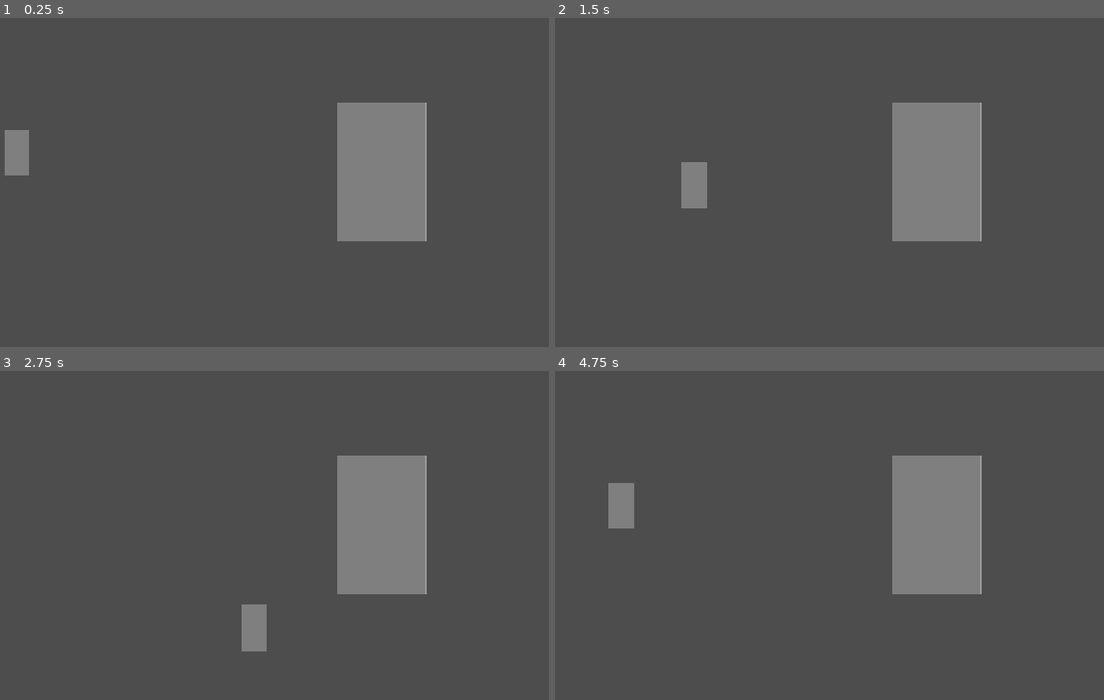
Above: before the commit, frames 1-4 (two rows, left to right).
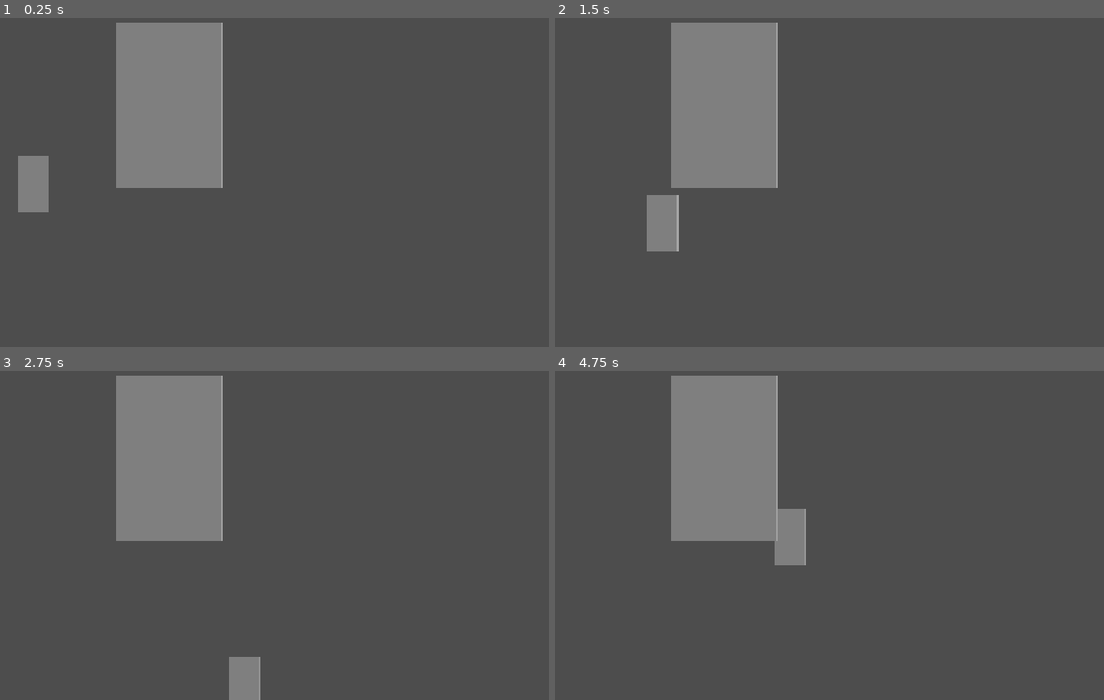
Above: after the commit, the same moments.

Repository: bruttosozial/FoundAndLost
Game: Godot game, scene res://Scenes/main.tscn
Two runs of this game, one before a commit and one after it. Both use one fixed random seed, a clock stepped at 60 frames per second and the inputs below. The engine's default icon, where the game draws it, is replaced by a stand-in: a white triangle on a blue panel in a dark square.
Inputs:
- Up to frame 1 (0.25 s): no input
- Up to frame 2 (1.5 s): tap Enter at 0.5 s; hold Right (ui_right) 0.53-1.28 s; tap E (interact) at 0.6, 1.35 s; hold Down (ui_down) from 1.28 s (still down)
- Up to frame 3 (2.75 s): release Down (ui_down) at 2.03 s; hold Right (ui_right) from 2.03 s (still down); tap E (interact) at 2.1 s
- Up to frame 4 (4.75 s): release Right (ui_right) at 2.78 s; hold Up (ui_up) 2.78-3.53 s; tap E (interact) at 2.85, 3.6, 4.35 s; hold Left (ui_left) from 3.53 s (still down)

The runs differ from the first frame. In frame 1, 18% of the frame differs, in the area x 0-78%, y 1-68%; in frame 2, 18%; in frame 3, 18%; in frame 4, 18%, in the area x 9-78%, y 1-68%.

Commit message:
Switching cameras system

Diff:
--- /dev/null
+++ b/Scenes/fourth_perspective.gd
@@ -0,0 +1 @@
+extends Area2D
--- a/Scenes/main.tscn
+++ b/Scenes/main.tscn
@@ -2,11 +2,52 @@
 
 [ext_resource type="PackedScene" uid="uid://c5cbhrcednbmc" path="res://Scenes/Skelly.tscn" id="1_jjgbg"]
 [ext_resource type="PackedScene" uid="uid://dkt3pqekjg5wa" path="res://Scenes/block.tscn" id="2_bo1nx"]
+[ext_resource type="PackedScene" uid="uid://dxna1atweh5uw" path="res://Scenes/perspective_base.tscn" id="3_jjvhh"]
+[ext_resource type="Script" uid="uid://g0qsv5l6ic2g" path="res://Scripts/first_perspective.gd" id="4_21xkr"]
+[ext_resource type="Script" uid="uid://drid7vjun0psg" path="res://Scenes/transition_camera.gd" id="4_kry3j"]
+[ext_resource type="Script" uid="uid://b8lgq3bk1bk3c" path="res://Scripts/second_perspective.gd" id="5_344ge"]
+[ext_resource type="Script" uid="uid://bhhsbb7kympkc" path="res://Scenes/third_perspective.gd" id="6_ynf5e"]
+[ext_resource type="Script" uid="uid://co0t8nlwjqo28" path="res://Scenes/fourth_perspective.gd" id="7_hptm8"]
 
 [node name="Main" type="Node2D" unique_id=312324733]
 
 [node name="Skell" parent="." unique_id=1846132312 instance=ExtResource("1_jjgbg")]
 position = Vector2(152, 299)
 
+[node name="transitionCamera" type="Camera2D" parent="Skell" unique_id=59504772]
+position = Vector2(310, -25)
+zoom = Vector2(2, 2)
+script = ExtResource("4_kry3j")
+
 [node name="block" parent="." unique_id=549148434 instance=ExtResource("2_bo1nx")]
-position = Vector2(429, 96)
+position = Vector2(-33, -60)
+
+[node name="block2" parent="." unique_id=598080572 instance=ExtResource("2_bo1nx")]
+position = Vector2(1360, -28)
+
+[node name="block3" parent="." unique_id=309277316 instance=ExtResource("2_bo1nx")]
+position = Vector2(1373, 676)
+
+[node name="block4" parent="." unique_id=698818393 instance=ExtResource("2_bo1nx")]
+position = Vector2(155, 578)
+
+[node name="firstPerspective" parent="." unique_id=1024044903 instance=ExtResource("3_jjvhh")]
+position = Vector2(-6, -7)
+script = ExtResource("4_21xkr")
+
+[node name="secondPerspective" parent="." unique_id=1767435977 instance=ExtResource("3_jjvhh")]
+position = Vector2(946, 543)
+script = ExtResource("5_344ge")
+
+[node name="thirdPerspective" parent="." unique_id=203502483 instance=ExtResource("3_jjvhh")]
+position = Vector2(-15, 541)
+script = ExtResource("6_ynf5e")
+
+[node name="fourthPerspective" parent="." unique_id=1769204779 instance=ExtResource("3_jjvhh")]
+position = Vector2(947, 4)
+script = ExtResource("7_hptm8")
+
+[connection signal="body_entered" from="firstPerspective" to="Skell/transitionCamera" method="_on_first_perspective_body_entered"]
+[connection signal="body_entered" from="secondPerspective" to="Skell/transitionCamera" method="_on_second_perspective_body_entered"]
+[connection signal="body_entered" from="thirdPerspective" to="Skell/transitionCamera" method="_on_third_perspective_body_entered"]
+[connection signal="body_entered" from="fourthPerspective" to="Skell/transitionCamera" method="_on_fourth_perspective_body_entered"]
--- /dev/null
+++ b/Scenes/perspective_base.tscn
@@ -0,0 +1,10 @@
+[gd_scene format=3 uid="uid://dxna1atweh5uw"]
+
+[sub_resource type="RectangleShape2D" id="RectangleShape2D_7dnx0"]
+size = Vector2(960, 540)
+
+[node name="PerspectiveBase" type="Area2D" unique_id=1024044903]
+
+[node name="CollisionShape2D" type="CollisionShape2D" parent="." unique_id=1435904167]
+position = Vector2(479, 277)
+shape = SubResource("RectangleShape2D_7dnx0")
--- /dev/null
+++ b/Scenes/third_perspective.gd
@@ -0,0 +1 @@
+extends Area2D
--- /dev/null
+++ b/Scenes/transition_camera.gd
@@ -0,0 +1,34 @@
+extends Camera2D
+
+const SCREEN_SIZE := Vector2(960,540)
+var cur_screen := Vector2(0,0)
+
+func _ready():
+	top_level = true
+	global_position = get_parent().global_position
+	_update_screen( cur_screen )
+
+func _physics_process(delta):
+	var parent_screen : Vector2 = ( get_parent().global_position / SCREEN_SIZE ).floor()
+	if not parent_screen.is_equal_approx( cur_screen ):
+		_update_screen( parent_screen )
+
+
+func _update_screen( new_screen : Vector2 ):
+	cur_screen = new_screen
+	global_position = cur_screen * SCREEN_SIZE + SCREEN_SIZE * 0.5
+
+func _on_first_perspective_body_entered(body: Node2D) -> void:
+	print("print 1")
+
+
+func _on_second_perspective_body_entered(body: Node2D) -> void:
+	print("print 2")
+
+
+func _on_third_perspective_body_entered(body: Node2D) -> void:
+	print("print 3")
+
+
+func _on_fourth_perspective_body_entered(body: Node2D) -> void:
+	print("print 4")
--- /dev/null
+++ b/Scripts/first_perspective.gd
@@ -0,0 +1 @@
+extends Area2D
--- /dev/null
+++ b/Scripts/second_perspective.gd
@@ -0,0 +1 @@
+extends Area2D
--- a/project.godot
+++ b/project.godot
@@ -17,6 +17,8 @@
 
 [display]
 
+window/size/viewport_width=1920
+window/size/viewport_height=1080
 window/stretch/mode="canvas_items"
 window/stretch/aspect="expand"
 
Not shown, added: Scenes/fourth_perspective.gd.uid
Not shown, added: Scenes/third_perspective.gd.uid
Not shown, added: Scenes/transition_camera.gd.uid
Not shown, added: Scripts/first_perspective.gd.uid
Not shown, added: Scripts/second_perspective.gd.uid
